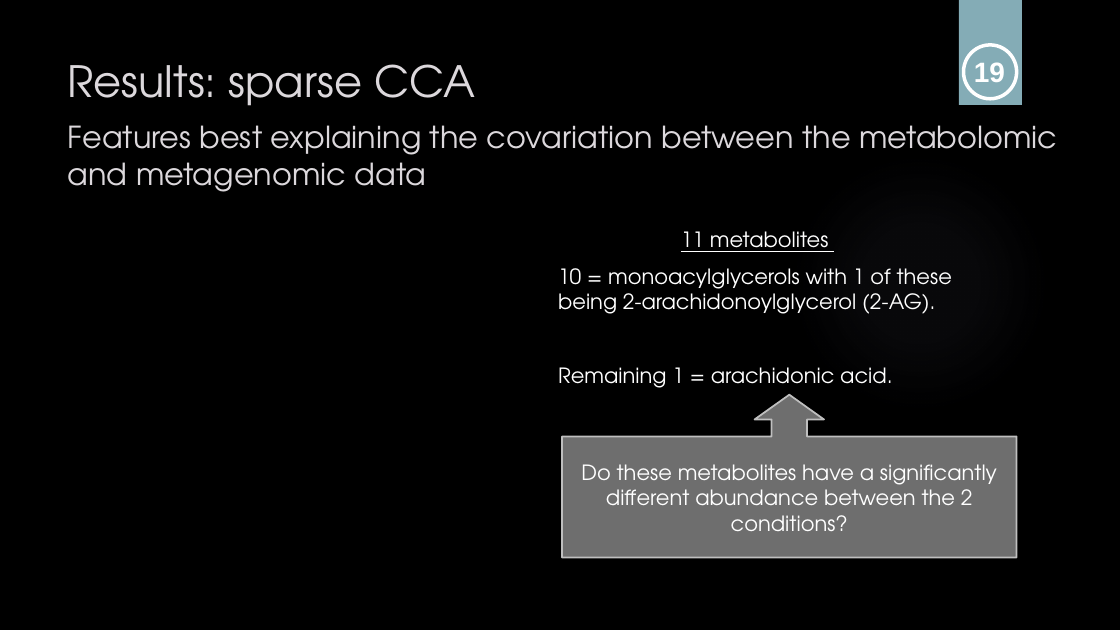
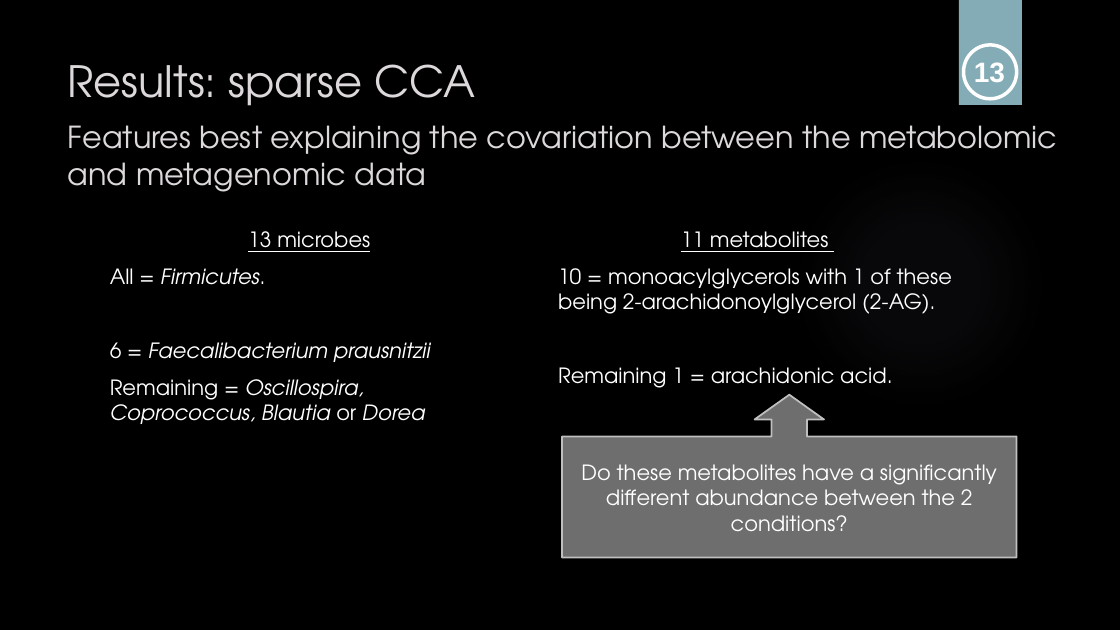
Before and after one commit to sabdeolive/Sabrina_BMS_Bachelor-Internship, a slide deck: slide 13 of Final Presentation.pptx (slide 14 before the commit). Drawn at 1120x630 pixels with LibreOffice and Linux fonts; fonts in the diff are those of the drawing; grey boxes stand for pictures; background and template pictures are left out. Boxes give left, top, right and bottom in pixels: in the first picture for what was removed or moved away, otherwise in the second. Text is boxed around its words. In the diff, an @@ line names an element or a change of style, - is before the commit and + after.

```diff
--- a/Final Presentation.pptx
+++ b/Final Presentation.pptx
@@ text at (x1=974, y1=62, x2=1005, y2=82): text changed @@
-19
+13
@@ text added at (x1=110, y1=231, x2=431, y2=424), 18 pt, text #FFFFFF, italic @@
+13 microbes
+All = Firmicutes.
+6 = Faecalibacterium prausnitzii
+Remaining = Oscillospira, Coprococcus, Blautia or Dorea
```
Also in this commit, not shown: 20 other slides changed, 2 slides added, 1 slide removed.
